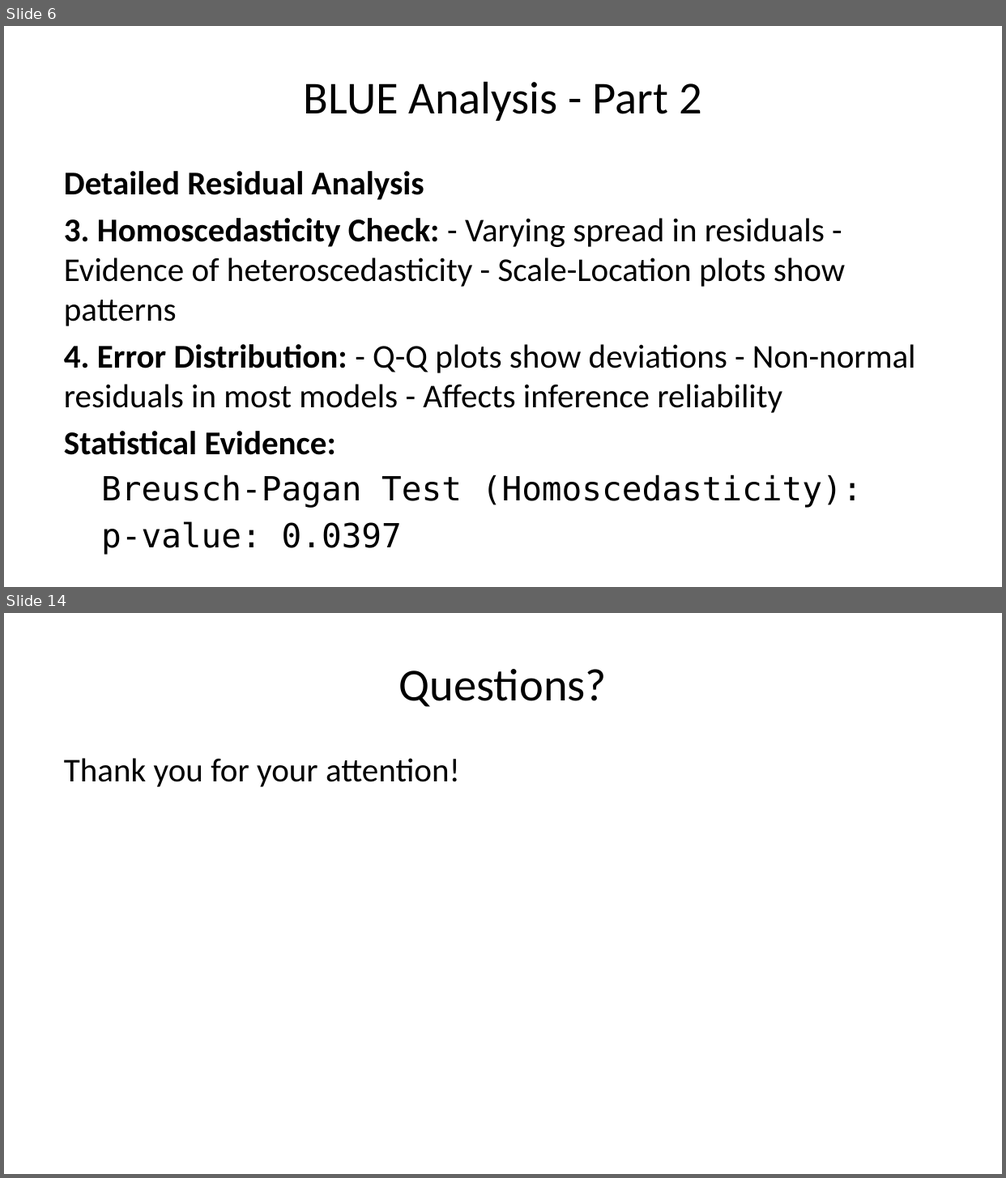
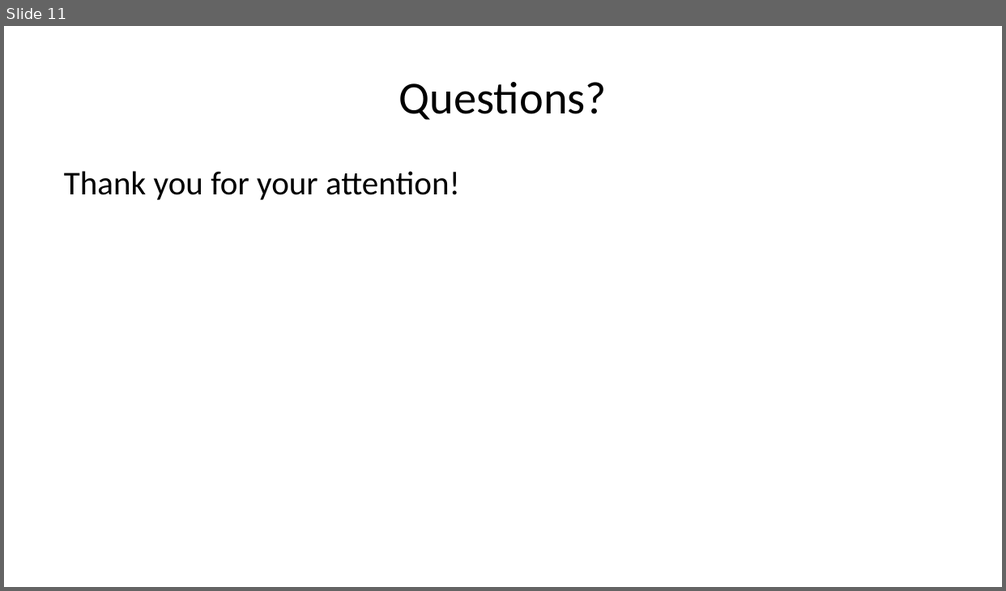
Before and after one commit to memandip/r-starter, a slide deck: presentation_1/supervised_learning.pptx. Shown one above the other, each under a label of ours: slides 6 and 14 before the commit, slide 11 after it; the slides between them are not shown. The pictures are 1006x1178 and 1006x591 pixels, drawn with LibreOffice and Linux fonts; fonts in the diff are those of the drawing. Boxes give left, top, right and bottom in pixels: in the first picture for what was removed or moved away, otherwise in the second. Text is boxed around its words. In the diff, an @@ line names an element or a change of style, - is before the commit and + after.

```diff
--- a/presentation_1/supervised_learning.pptx
+++ b/presentation_1/supervised_learning.pptx
@@ slide 6 removed at <box>4,26,1002,587</box>, background #FFFFFF @@
@@ title removed at <box>304,81,702,121</box> @@
-BLUE Analysis - Part 2
@@ text removed at <box>64,171,916,555</box> @@
-Detailed Residual Analysis
-3. Homoscedasticity Check: - Varying spread in residuals - Evidence of heteroscedasticity - Scale-Location plots show patterns
-4. Error Distribution: - Q-Q plots show deviations - Non-normal residuals in most models - Affects inference reliability
-Statistical Evidence:
-Breusch-Pagan Test (Homoscedasticity):
-p-value: 0.0397
-Shapiro-Wilk Test (Normality):
-p-value: 0.8736
@@ what was slide 14 is now slide 11 @@
```
Also in this commit, not shown: 6 slides changed, 4 slides added, 6 other slides removed, 6 other files.
